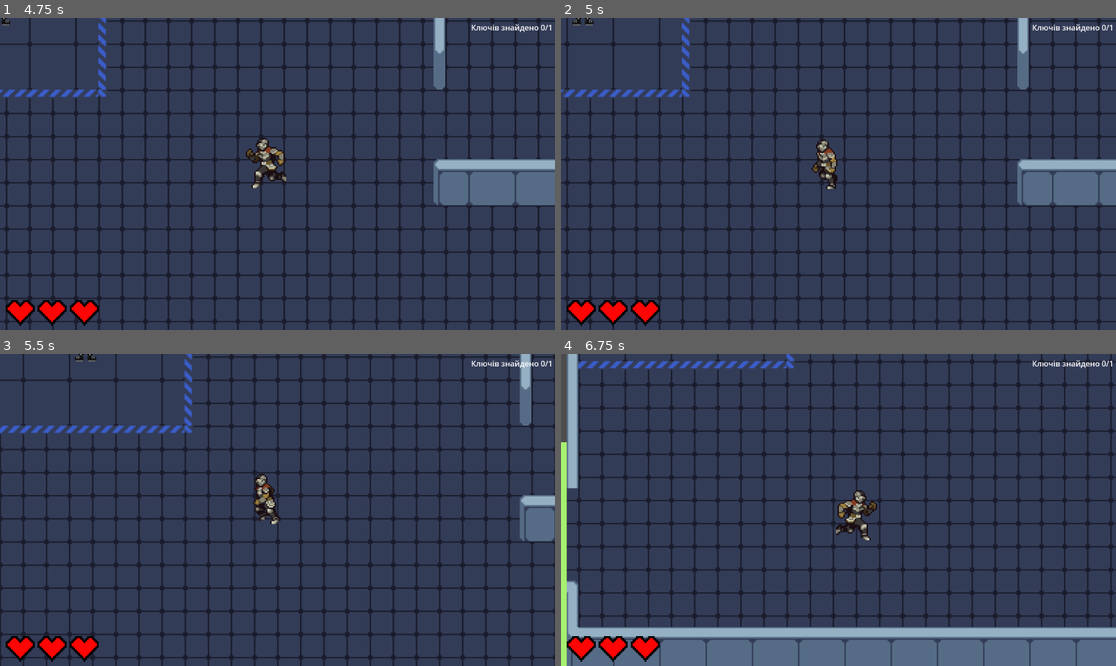
Above: before the commit, frames 1-4 (two rows, left to right).
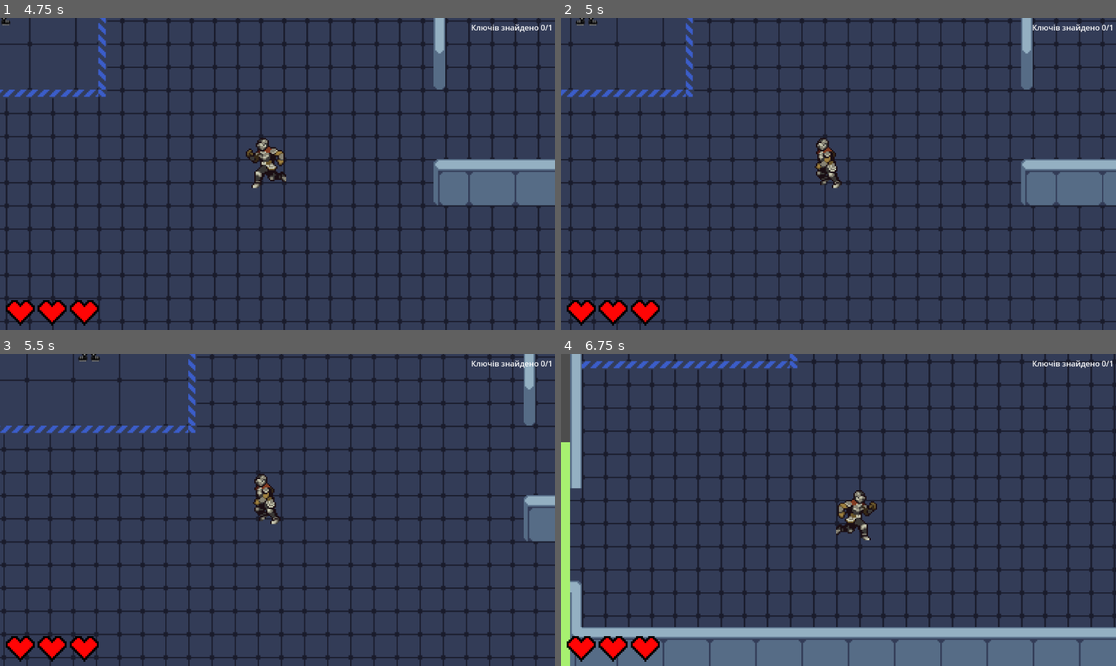
Above: after the commit, the same moments.

Repository: liketaurus/SE-practice-template
Game: Godot game, scene res://Scenes/menu.tscn
Same seed, same stepped clock (60 frames per second), same inputs: the game is played once before the commit and once after it.
Inputs:
- Up to frame 1 (4.75 s): click "Почати гру" at 0.5 s; hold D 1.28-2.03 s; hold E 1.28-2.03 s; hold S 2.03-2.78 s; tap Shift at 2.1, 3.6 s; hold D 2.78-3.53 s; hold E 2.78-3.53 s; hold W 3.53-4.28 s; hold A from 4.28 s (still down); hold E from 4.28 s (still down)
- Up to frame 2 (5 s): keep holding A; keep holding E; tap Escape (pause) at 4.9 s
- Up to frame 3 (5.5 s): keep holding A; release E at 5.03 s; tap Shift at 5.1 s
- Up to frame 4 (6.75 s): release A at 5.78 s; hold S 5.78-6.53 s; hold E 5.78-6.53 s; hold D from 6.53 s (still down); tap Shift at 6.6 s

Frame 1 is identical in both runs. In frame 2, 14% of the frame differs, in the area x 0-99%, y 0-100%; in frame 3, 13%; in frame 4, 14%, in the area x 1-100%, y 0-100%.

Commit message:
Refactor

Diff:
--- a/src/Cyberpunk2069/Scripts/player.gd
+++ b/src/Cyberpunk2069/Scripts/player.gd
@@ -1,10 +1,10 @@
 extends CharacterBody2D
 
-var paused = false
 
 func _process(delta):
 	velocity.x = 0
 	velocity.y = 0
+
 	var speed = 150
 
 	if Input.is_key_pressed(KEY_SHIFT):
@@ -15,8 +15,10 @@
 	if Input.is_key_pressed(KEY_S):
 		velocity.y = speed
 	if Input.is_key_pressed(KEY_A):
+		$Player.flip_h = true
 		velocity.x = -speed
 	if Input.is_key_pressed(KEY_D):
+		$Player.flip_h = false
 		velocity.x = speed
 
 	if velocity.x == 0 and velocity.y == 0:
@@ -25,22 +27,5 @@
 		$AnimationPlayer.play("walk")
 	else:
 		$AnimationPlayer.play("run")
-	if Input.is_key_pressed(KEY_D):
-		$Player.flip_h = false
-	if Input.is_key_pressed(KEY_A):
-		$Player.flip_h = true
 
 	move_and_slide()
-
-	if Input.is_action_pressed("pause"):
-		pause()
-
-func pause():
-	if paused:
-		$Pause.hide()
-		Engine.time_scale = 1
-	else:
-		$Pause.show()
-		Engine.time_scale = 0
-
-	paused = !paused
